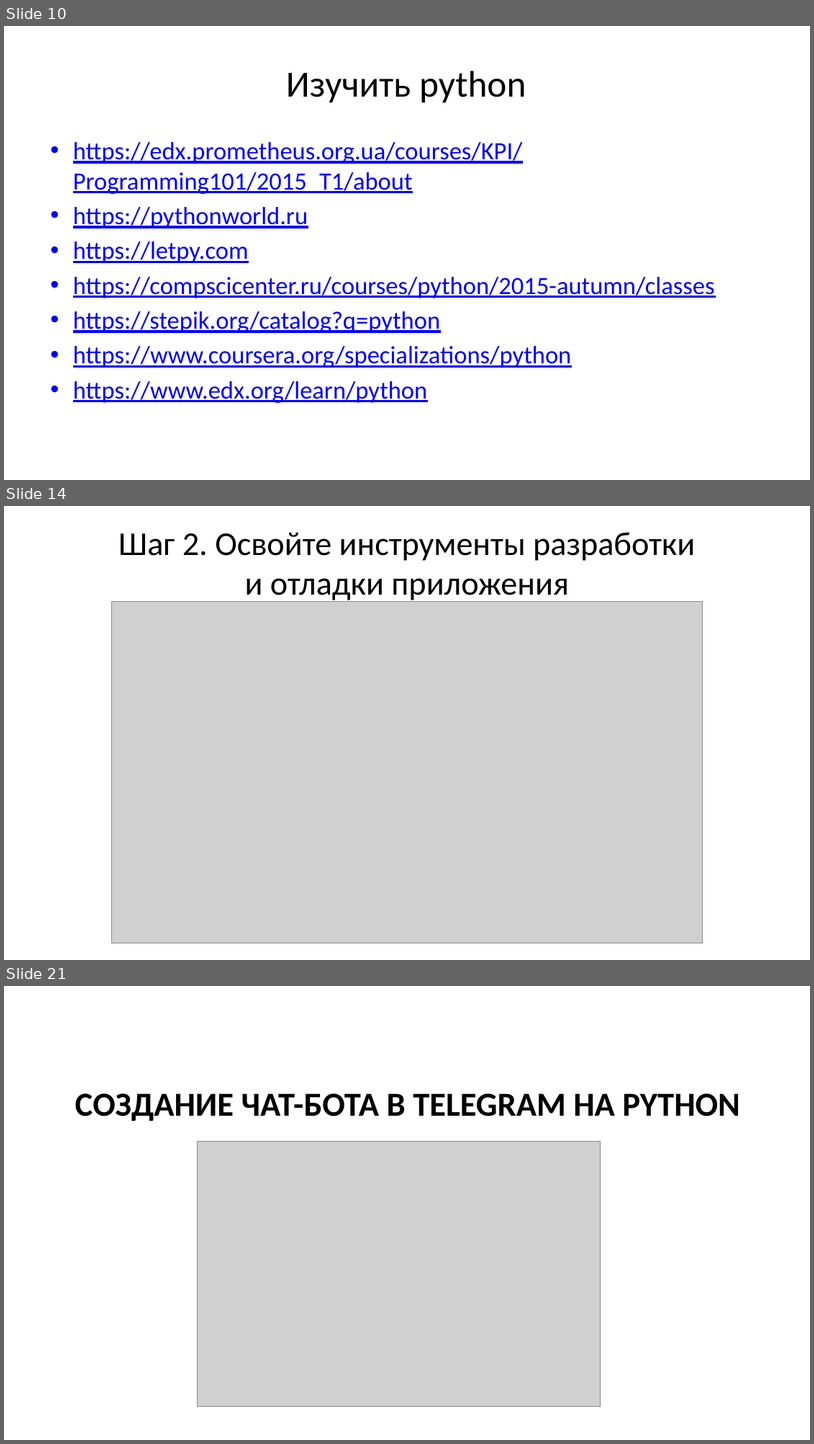
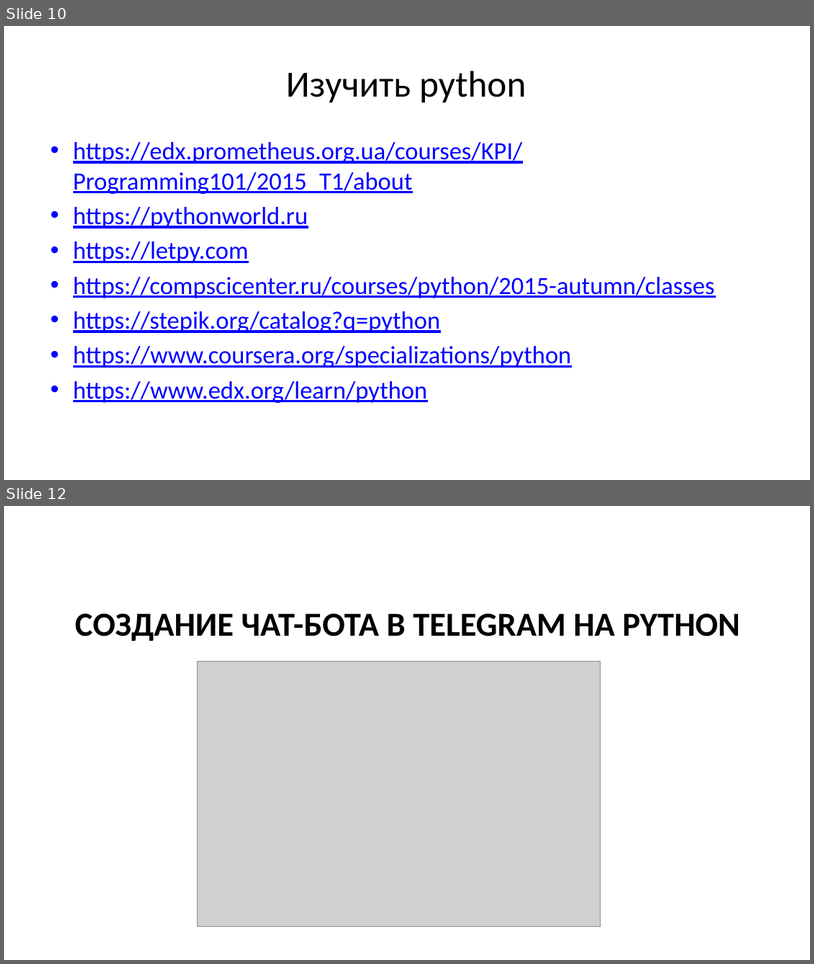
Before and after one commit to maxchv/telegram-bot, a slide deck: docs/lesson_telegram_bot.pptx. Shown one above the other, each under a label of ours: slides 10, 14 and 21 before the commit, slides 10 and 12 after it; the slides between them are not shown. The pictures are 814x1444 and 814x964 pixels, drawn with LibreOffice and Linux fonts; fonts in the diff are those of the drawing; grey boxes stand for pictures. Boxes give left, top, right and bottom in pixels: in the first picture for what was removed or moved away, otherwise in the second. Text is boxed around its words. In the diff, an @@ line names an element or a change of style, - is before the commit and + after.

```diff
--- a/docs/lesson_telegram_bot.pptx
+++ b/docs/lesson_telegram_bot.pptx
@@ slide 14 removed at bbox=[4, 506, 810, 960], background #FFFFFF @@
@@ title removed at bbox=[118, 532, 695, 603] @@
-Шаг 2. Освойте инструменты разработки
-и отладки приложения
@@ picture removed at bbox=[112, 602, 702, 942] @@
@@ what was slide 21 is now slide 12 @@
```
Also in this commit, not shown: 3 slides changed, 5 slides added, 8 other slides removed, 7 other files.
